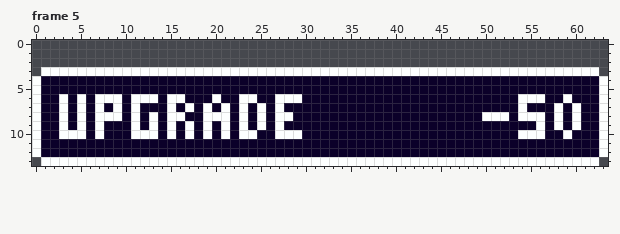
Two versions of one pixel-art file, assets/ui/buttons/upgrade_barracks/button-upgrade-medium.aseprite. This is how it looked before the edit.
64x14 pixels, 5 frames. Shown: frame 5. The commit also changed other frames, which this record leaves out.
After the commit:
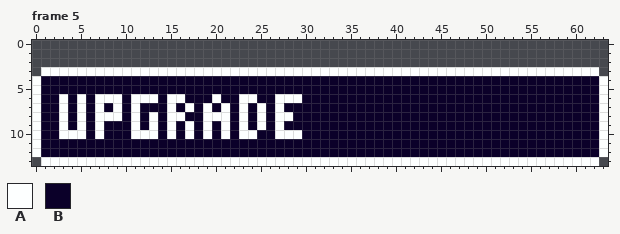
Palette (. is transparent): A #fdffff  B #0b0029
The edit:
Frame 5, layer "Layer 2":
Colour A gives way to colour B in row 6 at x 54 to 56 and 59; in row 7 at x 54, 58 and 60; in row 8 at x 50 to 52, 54 to 56, 58 and 60; in row 9 at x 56, 58 and 60; in row 10 at x 54 to 56 and 59.
Changed places in both pictures, as pixel boxes (x1, y1, x2, y2):
changed: (482, 94, 581, 139)
